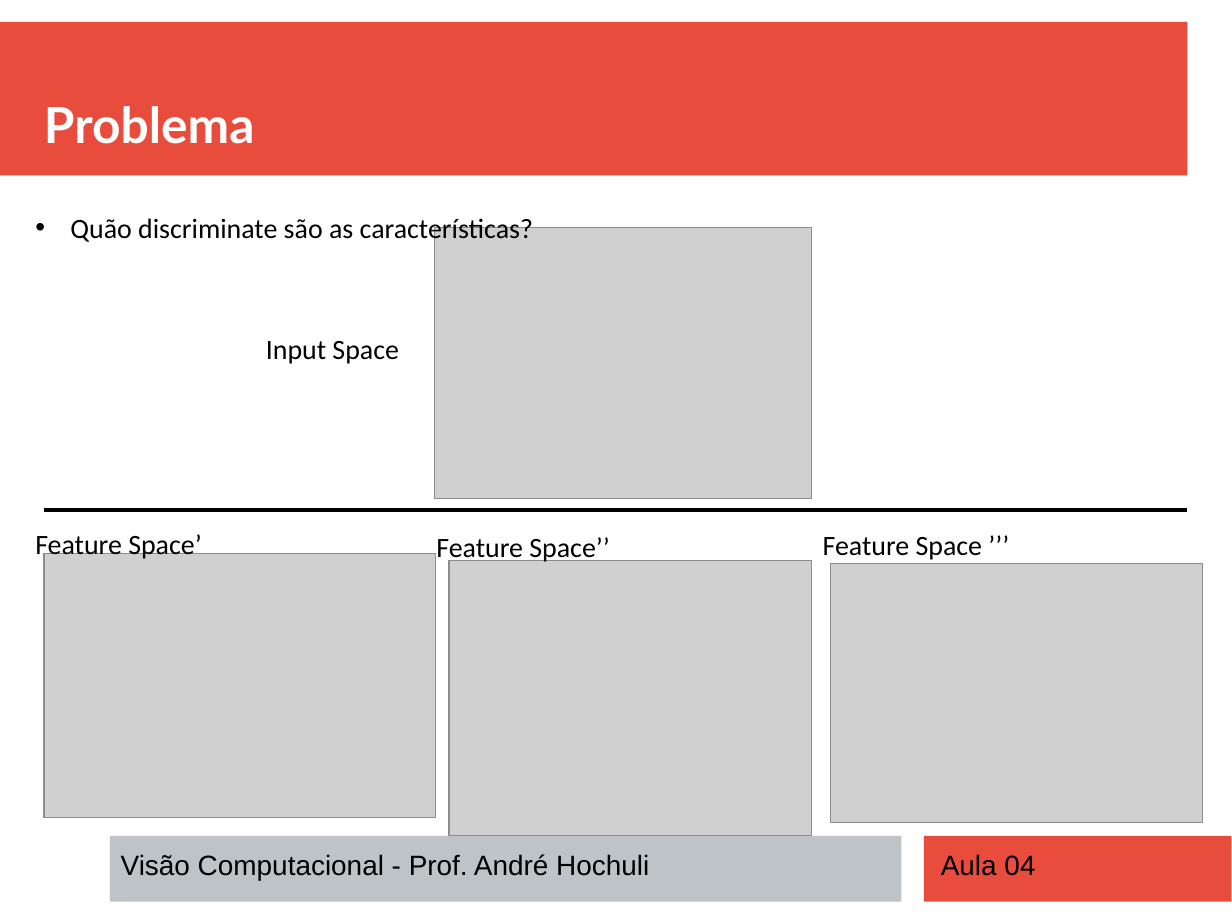
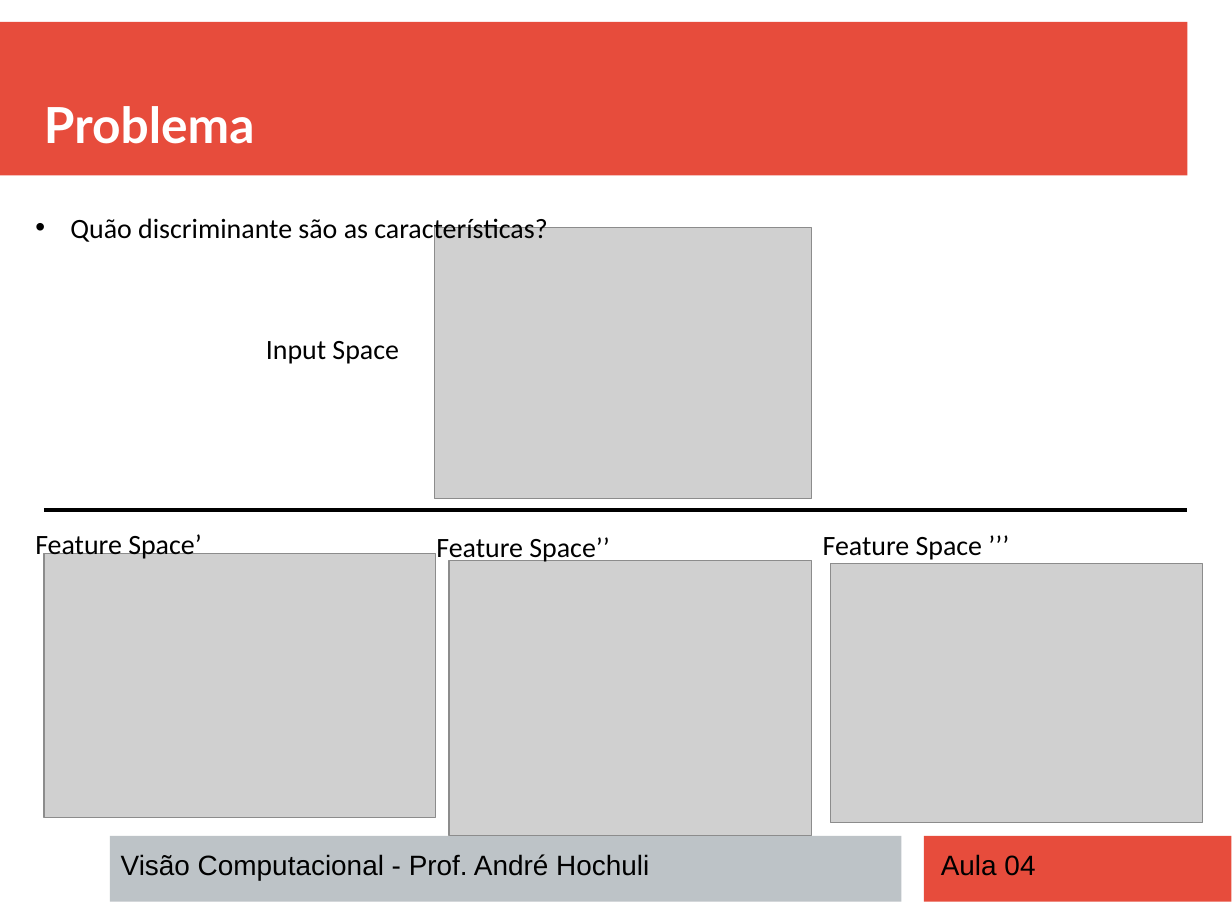
Before and after one commit to andrehochuli/teaching, a slide deck: slide 5 of Visão Computacional/Aula 04 - Classificação/Aula 04 - Classificação.pptx. Drawn at 1232x924 pixels with LibreOffice and Linux fonts; fonts in the diff are those of the drawing; grey boxes stand for pictures. Boxes give left, top, right and bottom in pixels: in the first picture for what was removed or moved away, otherwise in the second. Text is boxed around its words. In the diff, an @@ line names an element or a change of style, - is before the commit and + after.

```diff
--- a/Visão Computacional/Aula 04 - Classificação/Aula 04 - Classificação.pptx
+++ b/Visão Computacional/Aula 04 - Classificação/Aula 04 - Classificação.pptx
@@ text at [70,215,547,245]: text changed @@
-• Quão discriminate são as características?
+• Quão discriminante são as características?
```
Also in this commit, not shown: 6 other slides changed, 1 slide added, 3 other files.
